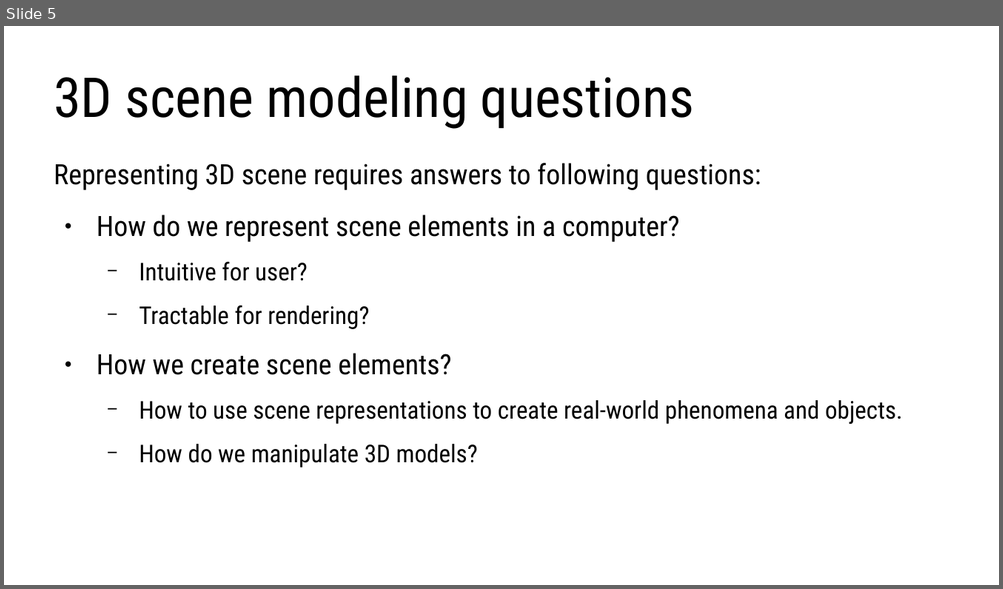
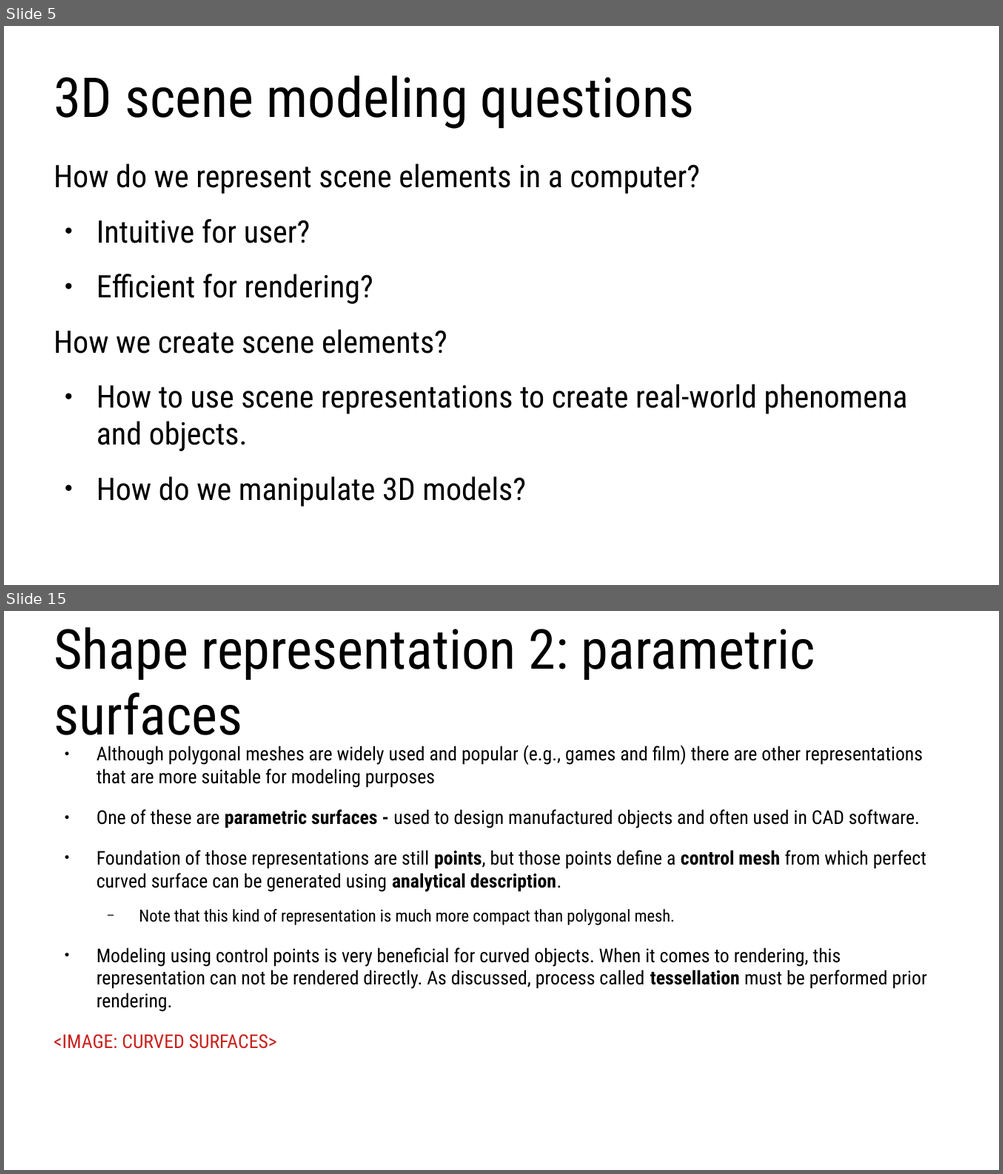
Before and after one commit to lorentzo/IntroductionToComputerGraphics, a slide deck: lectures/3_foundations_3d_scene/3_1_introduction_3d_scene.odp. Shown one above the other, each under a label of ours: slide 5 before the commit, slides 5 and 15 after it; the slides between them are not shown. The pictures are 1003x589 and 1003x1174 pixels, drawn with LibreOffice and Linux fonts; fonts in the diff are those of the drawing. Boxes give left, top, right and bottom in pixels: in the first picture for what was removed or moved away, otherwise in the second. Text is boxed around its words. In the diff, an @@ line names an element or a change of style, - is before the commit and + after.

Commit message:
3d objects

```diff
--- a/lectures/3_foundations_3d_scene/3_1_introduction_3d_scene.odp
+++ b/lectures/3_foundations_3d_scene/3_1_introduction_3d_scene.odp
@@ slide 15 added at [4, 611, 999, 1170], background #FFFFFF @@
@@ title added at [54, 627, 815, 748], 44 pt, text #000000 @@
+Shape representation 2: parametric surfaces
@@ text added at [54, 745, 927, 1049], 15.2 pt, text #000000 @@
+● Although polygonal meshes are widely used and popular (e.g., games and film) there are other representations that are more suitable for modeling purposes
+● One of these are parametric surfaces - used to design manufactured objects and often used in CAD software.
+● Foundation of those representations are still points, but those points define a control mesh from which perfect curved surface can be generated using analytical description.
+  − Note that this kind of representation is much more compact than polygonal mesh.
+● Modeling using control points is very beneficial for curved objects. When it comes to rendering, this representation can not be rendered directly. As discussed, process called tessellation must be performed prior rendering.
+<IMAGE: CURVED SURFACES>
@@ slide 5 changed as well @@
@@ text at [54, 163, 761, 190]: paragraph removed @@
-Representing 3D scene requires answers to following questions:
@@ text at [54, 164, 908, 507]: size 22.4 to 24.8 pt in "How do we represent scene elements in ...", "How we create scene elements?"; size 19.6 to 24.8 pt in "Intuitive for user?", "How to use scene representations to create ...", "How do we manipulate 3D models?"; bullet ● to none; bullet − to ●; list level 2 to 1 in "Intuitive for user?"; list level 2 to 1 in "How to use scene representations ..."; list level 2 to 1 in "How do we manipulate 3D ..." @@
@@ text at [96, 274, 373, 304]: text changed; size 19.6 to 24.8 pt @@
-  − Tractable for rendering?
+● Efficient for rendering?
```
Also in this commit, not shown: 3 other slides changed, 32 other slides added, 2 slides removed, 3 other files.
